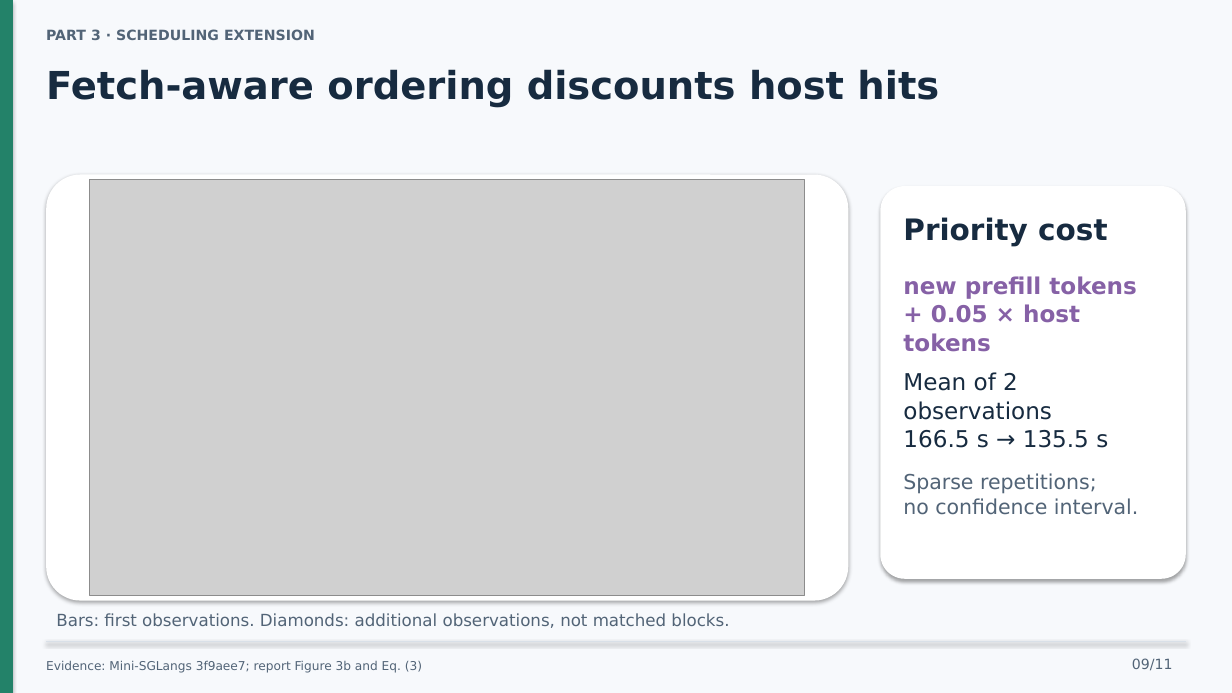
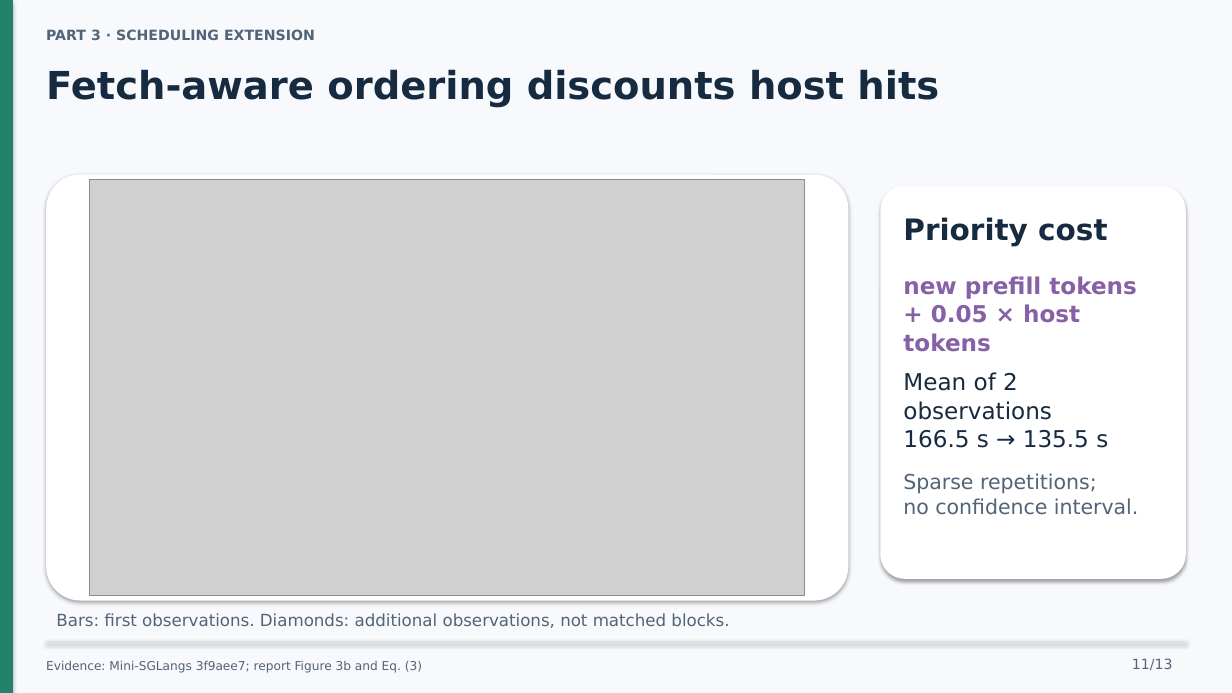
Before and after one commit to ahz-r3v/Distributed-System-Project, a slide deck: slide 11 of presentation/cachewise-10-minute-talk.pptx (slide 9 before the commit). Drawn at 1232x693 pixels with LibreOffice and Linux fonts; fonts in the diff are those of the drawing; grey boxes stand for pictures. Boxes give left, top, right and bottom in pixels: in the first picture for what was removed or moved away, otherwise in the second. Text is boxed around its words. In the diff, an @@ line names an element or a change of style, - is before the commit and + after.

```diff
--- a/presentation/cachewise-10-minute-talk.pptx
+++ b/presentation/cachewise-10-minute-talk.pptx
@@ text at (1132,658,1173,671): text changed @@
-09/11
+11/13
```
Also in this commit, not shown: 9 other slides changed, 3 slides added, 1 slide removed, 19 other files.
